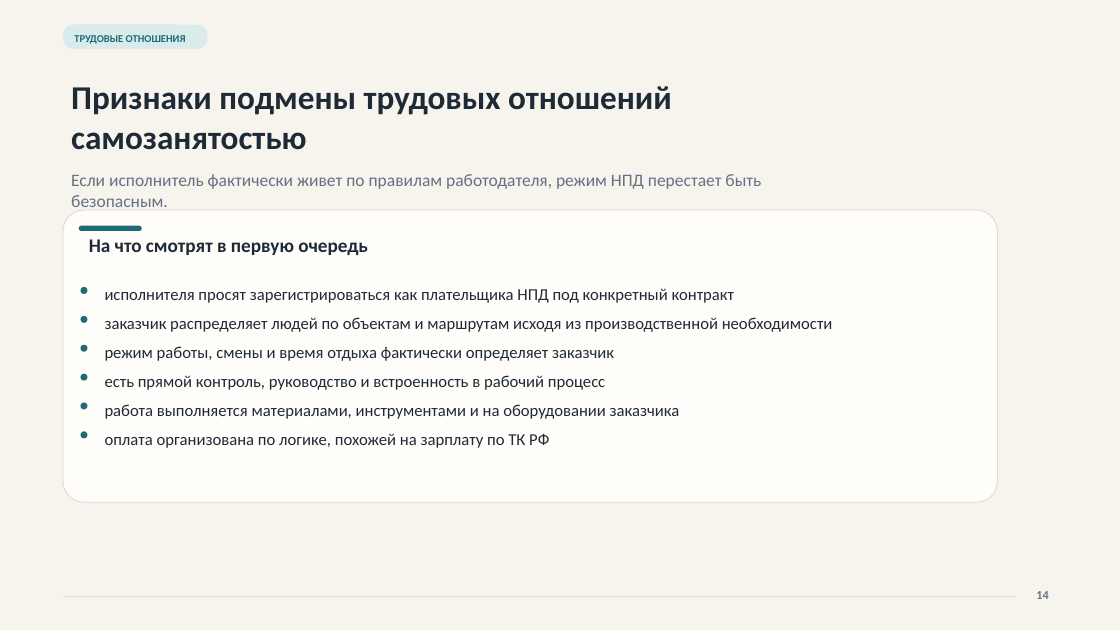
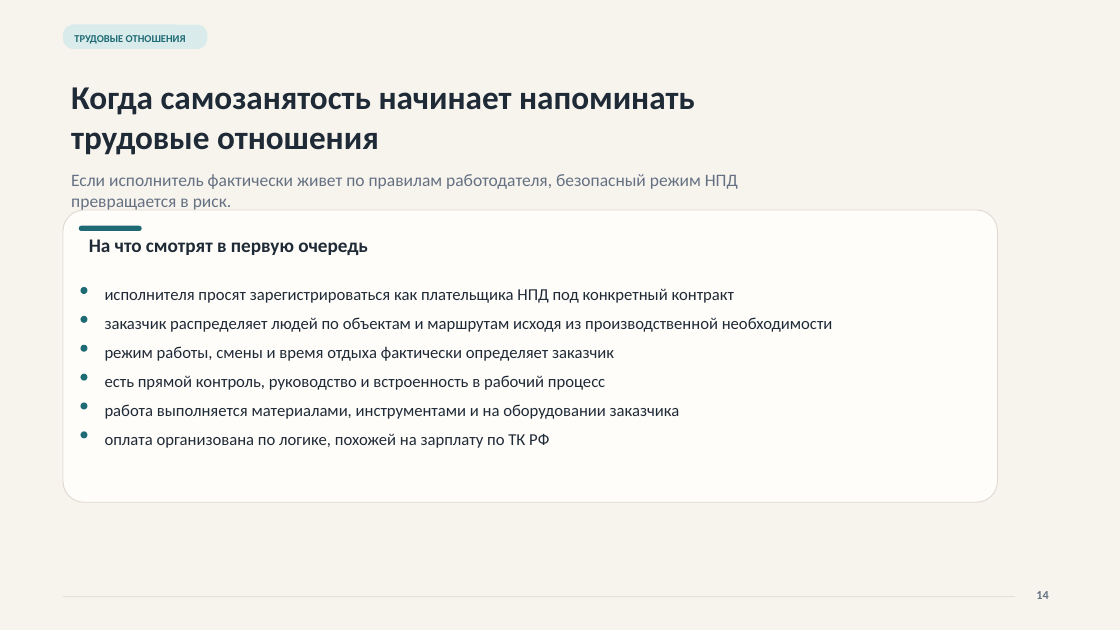
Before and after one commit to NeVika2026/nevikahub, a slide deck: slide 14 of ekaterina-tax-students/assets/tax-systems-ekaterina.pptx. Drawn at 1120x630 pixels with LibreOffice and Linux fonts; fonts in the diff are those of the drawing. Boxes give left, top, right and bottom in pixels: in the first picture for what was removed or moved away, otherwise in the second. Text is boxed around its words. In the diff, an @@ line names an element or a change of style, - is before the commit and + after.

```diff
--- a/ekaterina-tax-students/assets/tax-systems-ekaterina.pptx
+++ b/ekaterina-tax-students/assets/tax-systems-ekaterina.pptx
@@ text at <box>71,87,695,155</box>: text changed @@
-Признаки подмены трудовых отношений самозанятостью
+Когда самозанятость начинает напоминать трудовые отношения
@@ text at <box>71,174,738,210</box>: text changed @@
-Если исполнитель фактически живет по правилам работодателя, режим НПД перестает быть безопасным.
+Если исполнитель фактически живет по правилам работодателя, безопасный режим НПД превращается в риск.
```
Also in this commit, not shown: 14 other slides changed, 3 other files.
